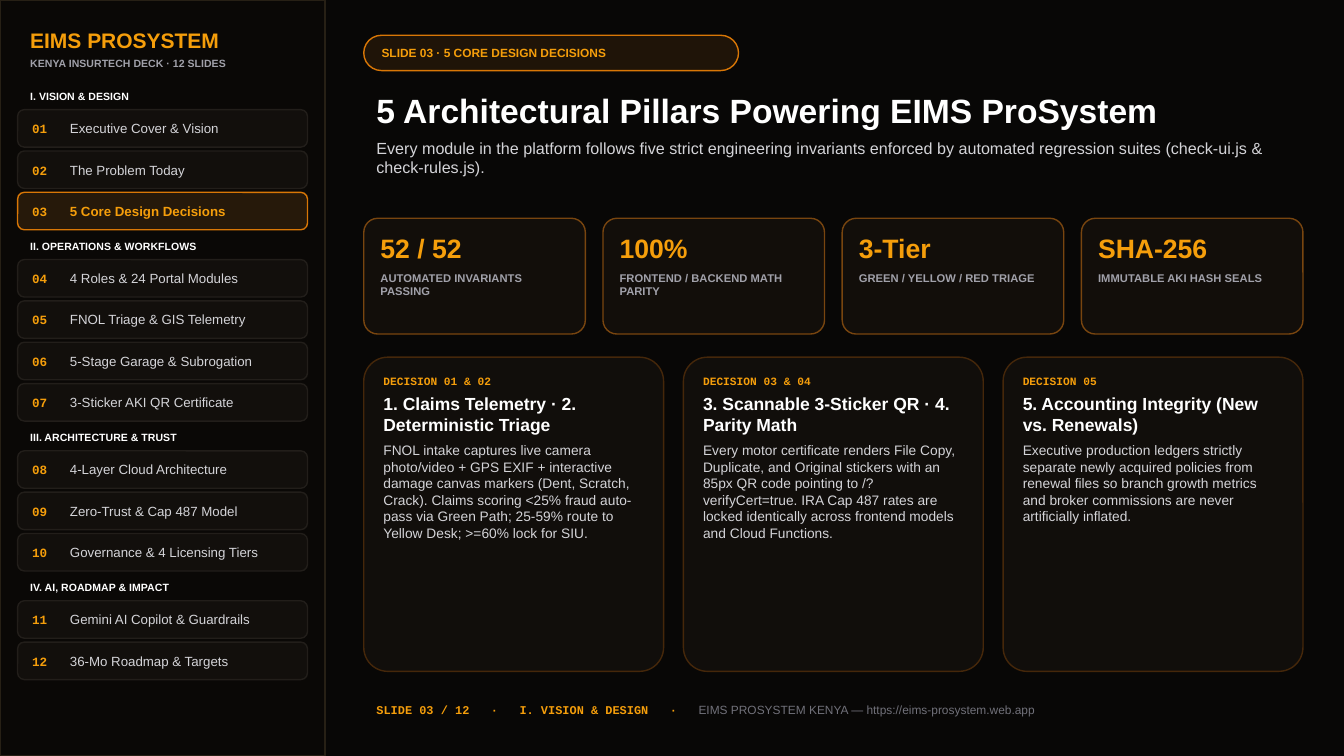
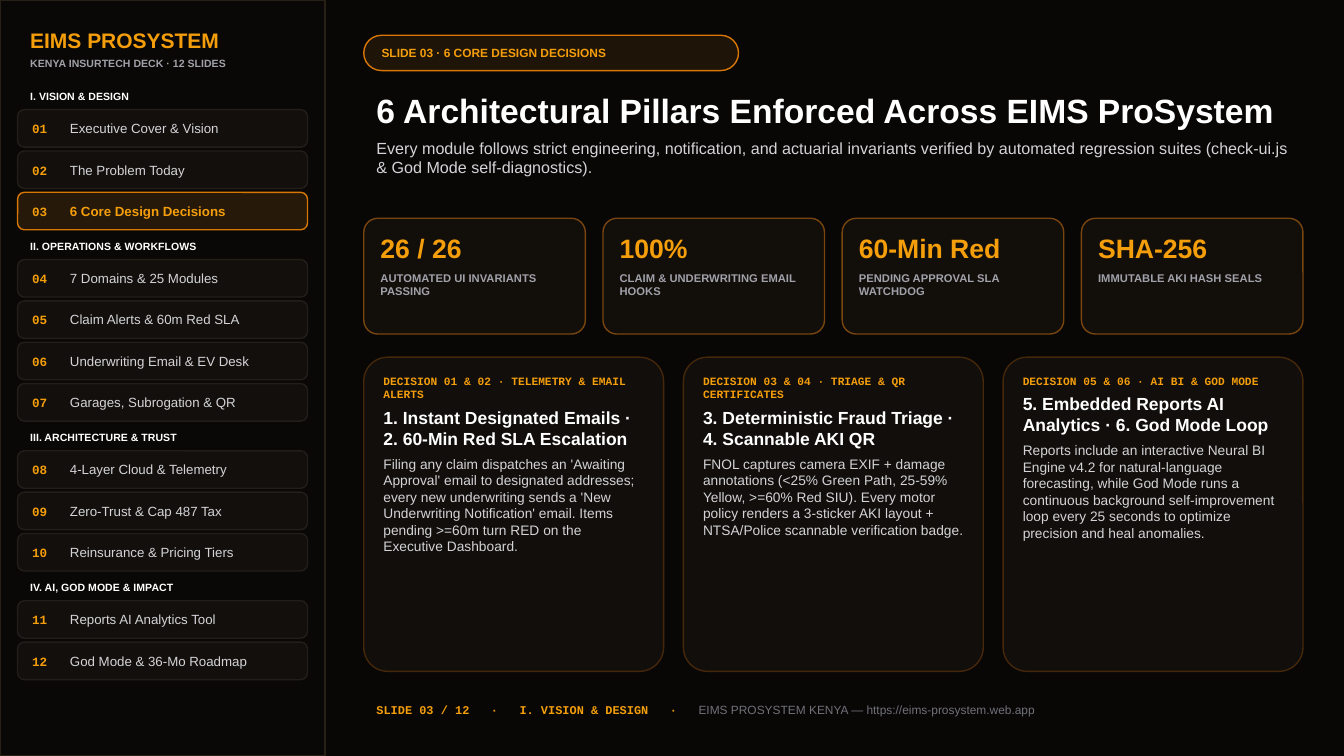
Before and after one commit to tokgot-debug/eims-prosystem, a slide deck: slide 3 of public/EIMS_ProSystem_Pitch_Deck.pptx. Drawn at 1344x756 pixels with LibreOffice and Linux fonts; fonts in the diff are those of the drawing. Boxes give left, top, right and bottom in pixels: in the first picture for what was removed or moved away, otherwise in the second. Text is boxed around its words. In the diff, an @@ line names an element or a change of style, - is before the commit and + after.

Commit message:
feat: add downloadable 12-slide PowerPoint (.pptx) pitch deck

```diff
--- a/public/EIMS_ProSystem_Pitch_Deck.pptx
+++ b/public/EIMS_ProSystem_Pitch_Deck.pptx
@@ text at (376, 98, 1287, 177): text changed @@
-5 Architectural Pillars Powering EIMS ProSystem
-Every module in the platform follows five strict engineering invariants enforced by automated regression suites (check-ui.js & check-rules.js).
+6 Architectural Pillars Enforced Across EIMS ProSystem
+Every module follows strict engineering, notification, and actuarial invariants verified by automated regression suites (check-ui.js & God Mode self-diagnostics).
@@ text in rounded rectangle at (380, 239, 537, 295): text changed @@
-52 / 52
-AUTOMATED INVARIANTS PASSING
+26 / 26
+AUTOMATED UI INVARIANTS PASSING
@@ text in rounded rectangle at (859, 238, 1000, 295): text changed @@
-3-Tier
-GREEN / YELLOW / RED TRIAGE
+60-Min Red
+PENDING APPROVAL SLA WATCHDOG
@@ text in rounded rectangle at (32, 273, 218, 283): text changed @@
-04 4 Roles & 24 Portal Modules
+04 7 Domains & 25 Modules
@@ text in rounded rectangle at (620, 274, 796, 295): text changed @@
-FRONTEND / BACKEND MATH PARITY
+CLAIM & UNDERWRITING EMAIL HOOKS
@@ text in rounded rectangle at (32, 314, 239, 324): text changed @@
-05 FNOL Triage & GIS Telemetry
+05 Claim Alerts & 60m Red SLA
@@ text in rounded rectangle at (32, 356, 249, 369): text changed @@
-06 5-Stage Garage & Subrogation
+06 Underwriting Email & EV Desk
@@ text in rounded rectangle at (383, 377, 634, 551): text changed @@
-DECISION 01 & 02
-1. Claims Telemetry · 2. Deterministic Triage
-FNOL intake captures live camera photo/video + GPS EXIF + interactive damage canvas markers (Dent, Scratch, Crack). Claims scoring <25% fraud auto-pass via Green Path; 25-59% route to Yellow Desk; >=60% lock for SIU.
+DECISION 01 & 02 · TELEMETRY & EMAIL ALERTS
+1. Instant Designated Emails · 2. 60-Min Red SLA Escalation
+Filing any claim dispatches an 'Awaiting Approval' email to designated addresses; every new underwriting sends a 'New Underwriting Notification' email. Items pending >=60m turn RED on the Executive Dashboard.
@@ text in rounded rectangle at (703, 377, 963, 538): text changed @@
-DECISION 03 & 04
-3. Scannable 3-Sticker QR · 4. Parity Math
-Every motor certificate renders File Copy, Duplicate, and Original stickers with an 85px QR code pointing to /?verifyCert=true. IRA Cap 487 rates are locked identically across frontend models and Cloud Functions.
+DECISION 03 & 04 · TRIAGE & QR CERTIFICATES
+3. Deterministic Fraud Triage · 4. Scannable AKI QR
+FNOL captures camera EXIF + damage annotations (<25% Green Path, 25-59% Yellow, >=60% Red SIU). Every motor policy renders a 3-sticker AKI layout + NTSA/Police scannable verification badge.
@@ text in rounded rectangle at (1023, 377, 1275, 541): text changed @@
-DECISION 05
-5. Accounting Integrity (New vs. Renewals)
-Executive production ledgers strictly separate newly acquired policies from renewal files so branch growth metrics and broker commissions are never artificially inflated.
+DECISION 05 & 06 · AI BI & GOD MODE
+5. Embedded Reports AI Analytics · 6. God Mode Loop
+Reports include an interactive Neural BI Engine v4.2 for natural-language forecasting, while God Mode runs a continuous background self-improvement loop every 25 seconds to optimize precision and heal anomalies.
@@ text in rounded rectangle at (32, 397, 236, 410): text changed @@
-07 3-Sticker AKI QR Certificate
+07 Garages, Subrogation & QR
@@ text in rounded rectangle at (32, 464, 226, 477): text changed @@
-08 4-Layer Cloud Architecture
+08 4-Layer Cloud & Telemetry
@@ text in rounded rectangle at (32, 506, 222, 519): text changed @@
-09 Zero-Trust & Cap 487 Model
+09 Zero-Trust & Cap 487 Tax
@@ text in rounded rectangle at (32, 547, 234, 560): text changed @@
-10 Governance & 4 Licensing Tiers
+10 Reinsurance & Pricing Tiers
@@ text at (30, 583, 173, 593): text changed @@
-IV. AI, ROADMAP & IMPACT
+IV. AI, GOD MODE & IMPACT
@@ text in rounded rectangle at (32, 614, 215, 627): text changed @@
-11 Gemini AI Copilot & Guardrails
+11 Reports AI Analytics Tool
@@ text in rounded rectangle at (32, 656, 247, 669): text changed @@
-12 36-Mo Roadmap & Targets
+12 God Mode & 36-Mo Roadmap
```
Also in this commit, not shown: 11 other slides changed, 1 other file.
